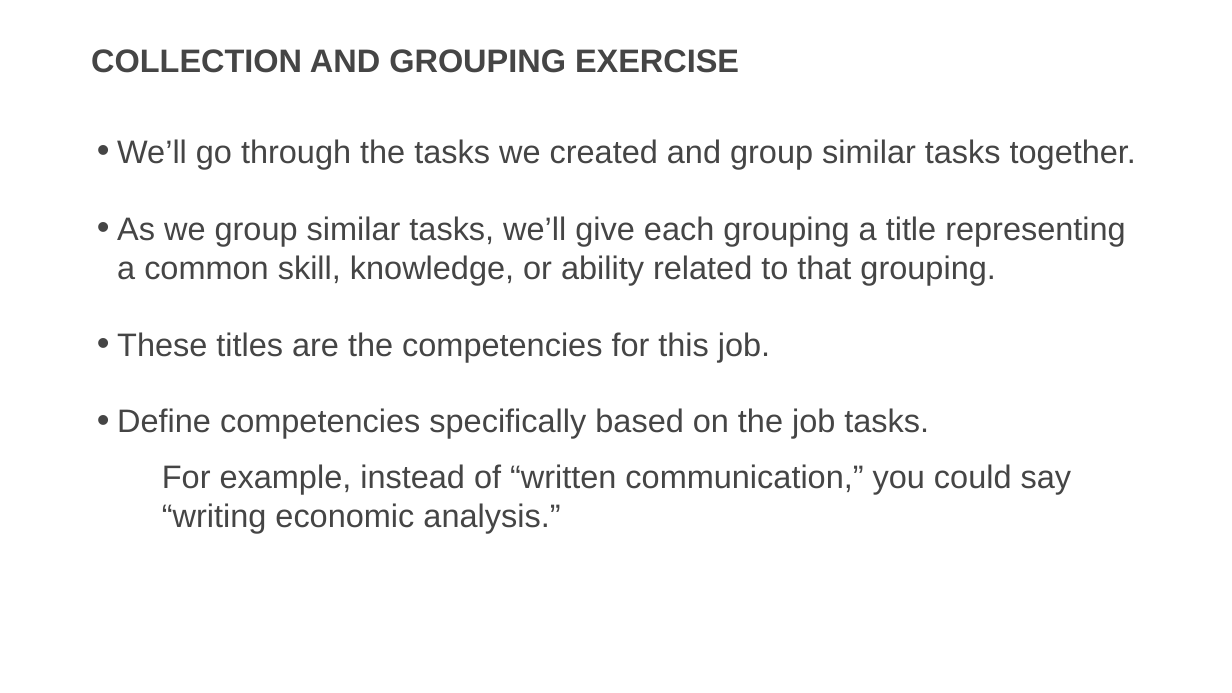
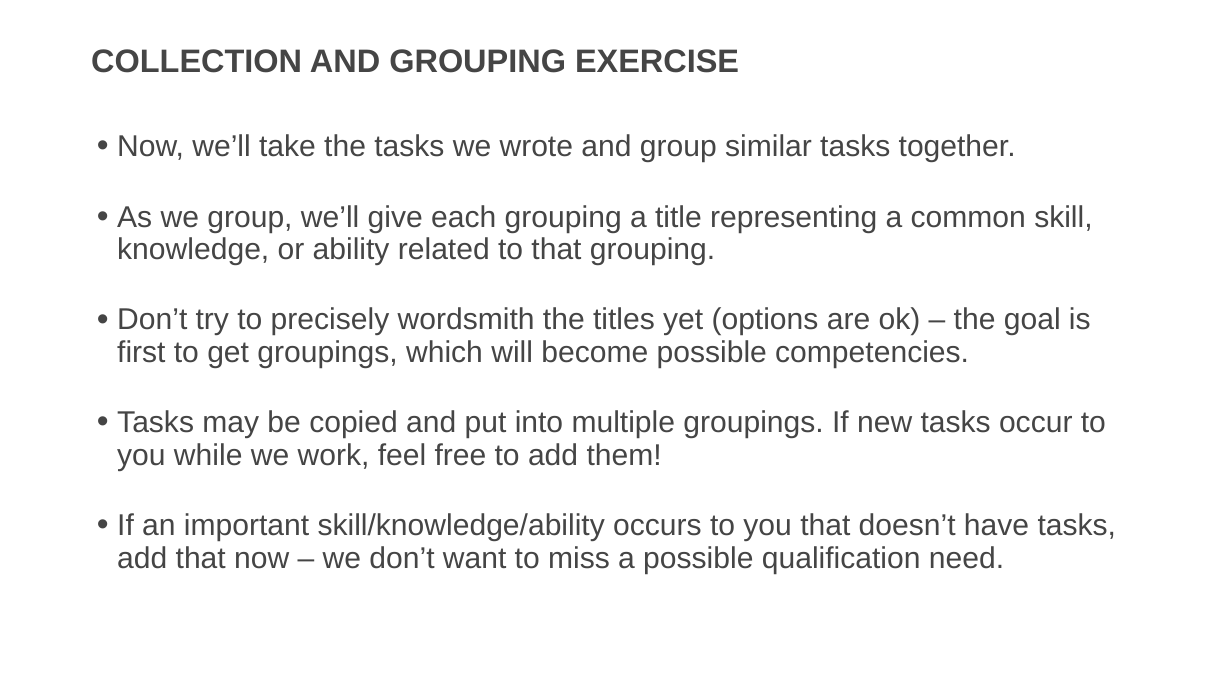
Before and after one commit to usds/SME-QA-Website, a slide deck: slide 17 of toolkit/job-analysis/job-analysis-presentation.pptx (slide 12 before the commit). Drawn at 1232x693 pixels with LibreOffice and Linux fonts; fonts in the diff are those of the drawing. Boxes give left, top, right and bottom in pixels: in the first picture for what was removed or moved away, otherwise in the second. Text is boxed around its words. In the diff, an @@ line names an element or a change of style, - is before the commit and + after.

Commit message:
update job analysis presso

```diff
--- a/toolkit/job-analysis/job-analysis-presentation.pptx
+++ b/toolkit/job-analysis/job-analysis-presentation.pptx
@@ text at (117, 134, 1116, 574): text changed; size 36 to 33.3 pt @@
-• We’ll go through the tasks we created and group similar tasks together.
-• As we group similar tasks, we’ll give each grouping a title representing a common skill, knowledge, or ability related to that grouping.
-• These titles are the competencies for this job.
-• Define competencies specifically based on the job tasks.
-    For example, instead of “written communication,” you could say “writing economic analysis.”
+• Now, we’ll take the tasks we wrote and group similar tasks together.
+• As we group, we’ll give each grouping a title representing a common skill, knowledge, or ability related to that grouping.
+• Don’t try to precisely wordsmith the titles yet (options are ok) – the goal is first to get groupings, which will become possible competencies.
+• Tasks may be copied and put into multiple groupings. If new tasks occur to you while we work, feel free to add them!
+• If an important skill/knowledge/ability occurs to you that doesn’t have tasks, add that now – we don’t want to miss a possible qualification need.
```
Also in this commit, not shown: 29 other slides changed, 11 slides added, 1 slide removed, 1 other file.
